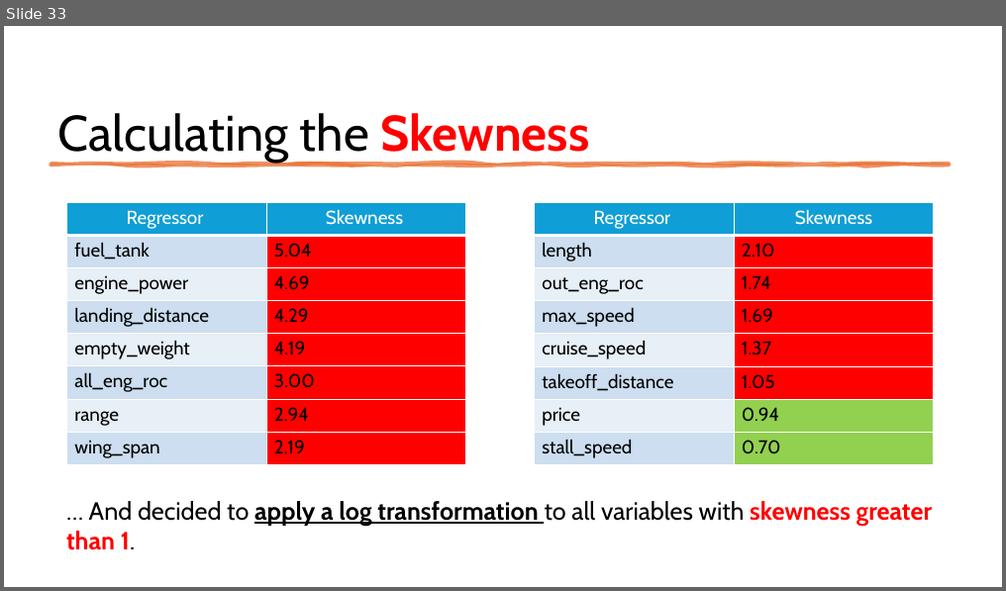
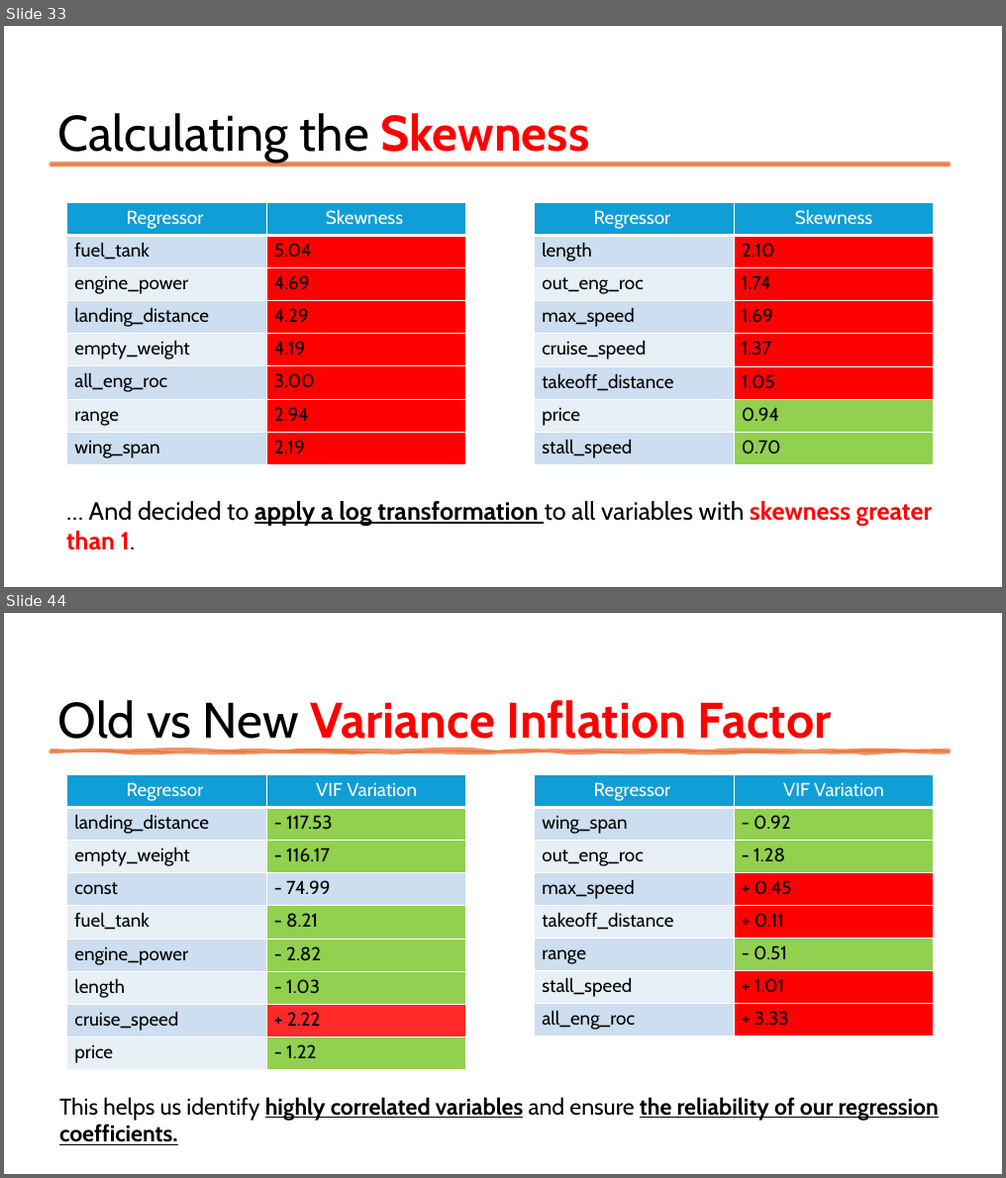
Before and after one commit to aminb00/StatisticalLearningProject, a slide deck: ppt/Presentazione standard1.pptx. Shown one above the other, each under a label of ours: slide 33 before the commit, slides 33 and 44 after it; the slides between them are not shown. The pictures are 1006x591 and 1006x1178 pixels, drawn with LibreOffice and Linux fonts; fonts in the diff are those of the drawing. Boxes give left, top, right and bottom in pixels: in the first picture for what was removed or moved away, otherwise in the second. Text is boxed around its words. In the diff, an @@ line names an element or a change of style, - is before the commit and + after.

```diff
--- a/ppt/Presentazione standard1.pptx
+++ b/ppt/Presentazione standard1.pptx
@@ slide 44 added at [4, 613, 1002, 1174], background #FFFFFF @@
@@ text added at [58, 700, 832, 749], 48 pt, text #FF0000, bold @@
+Old vs New Variance Inflation Factor
@@ freeform shape added at [52, 751, 949, 753], fill #E97132 at 75% opacity, outline #E97132 3.5 pt @@
@@ table added at [67, 774, 467, 1069], 9 rows, 2 columns @@
+Regressor | VIF Variation
+landing_distance | - 117.53
+empty_weight | - 116.17
+const | - 74.99
+fuel_tank | - 8.21
+engine_power | - 2.82
+length | - 1.03
+cruise_speed | + 2.22
+price | - 1.22
@@ table added at [535, 774, 935, 1037], 8 rows, 2 columns @@
+Regressor | VIF Variation
+wing_span | - 0.92
+out_eng_roc | - 1.28
+max_speed | + 0.45
+takeoff_distance | + 0.11
+range | - 0.51
+stall_speed | + 1.01
+all_eng_roc | + 3.33
@@ text added at [59, 1097, 939, 1146], 22 pt, text #000000, bold, underline @@
+This helps us identify highly correlated variables and ensure the reliability of our regression coefficients.
@@ slide 33 changed as well @@
@@ freeform shape removed at [52, 164, 949, 166] @@
@@ rectangle added at [52, 164, 949, 166], fill #E97132 at 75% opacity, outline #E97132 3.5 pt @@
```
Also in this commit, not shown: 31 other slides changed, 35 other slides added.
